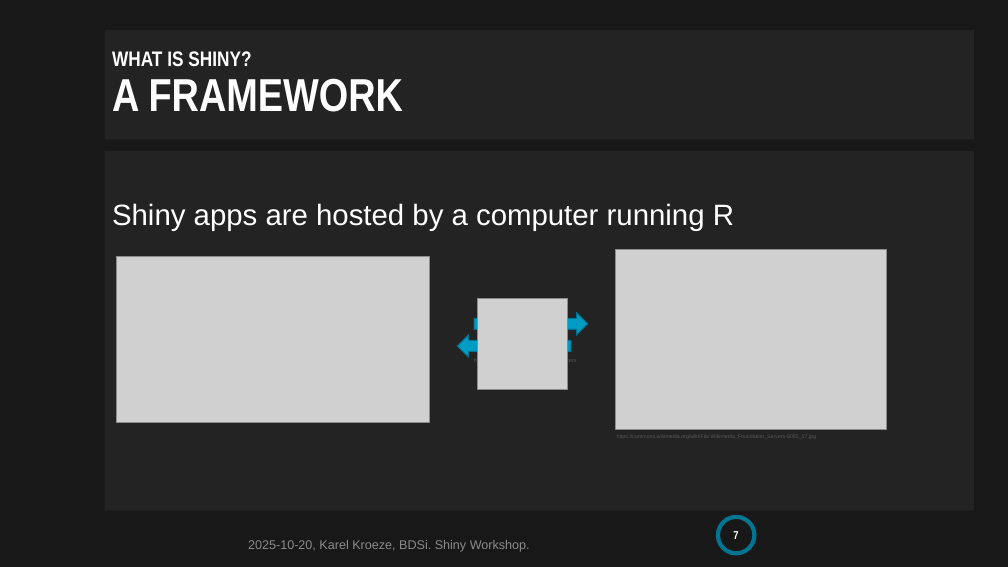
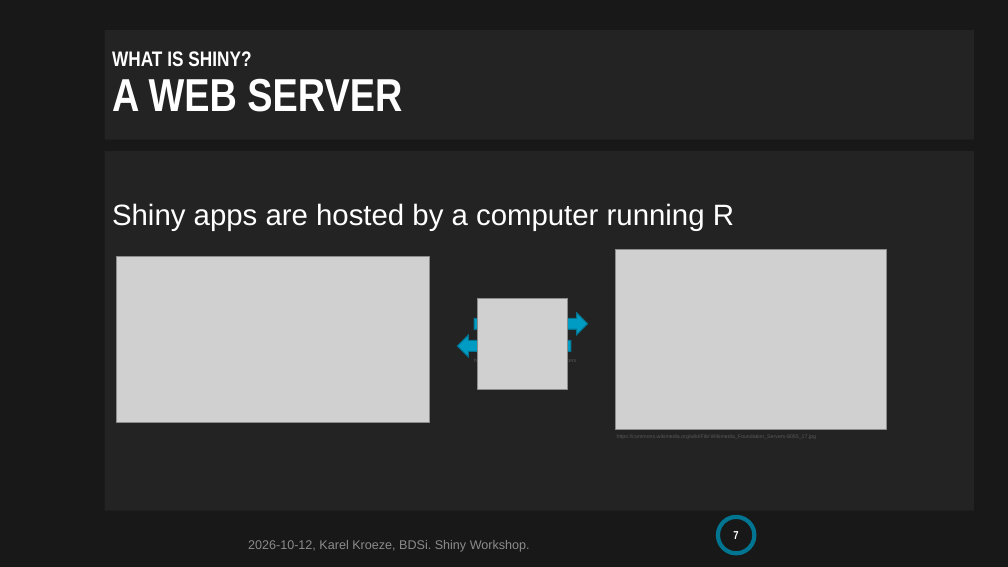
Before and after one commit to BDSI-Utwente/shiny-workshop, a slide deck: slide 7 of slides/shiny-workshop.pptx. Drawn at 1008x567 pixels with LibreOffice and Linux fonts; fonts in the diff are those of the drawing; grey boxes stand for pictures; background and template pictures are left out. Boxes give left, top, right and bottom in pixels: in the first picture for what was removed or moved away, otherwise in the second. Text is boxed around its words. In the diff, an @@ line names an element or a change of style, - is before the commit and + after.

```diff
--- a/slides/shiny-workshop.pptx
+++ b/slides/shiny-workshop.pptx
@@ title at box(112, 51, 402, 112): text changed @@
-WHAT IS SHINY?
-A FRAMEWORK
+WHAT IS SHINY?
+A WEB SERVER
@@ text at box(248, 540, 530, 552): text changed @@
-2025-10-20, Karel Kroeze, BDSi. Shiny Workshop.
+2026-10-12, Karel Kroeze, BDSi. Shiny Workshop.
```
Also in this commit, not shown: 21 other slides changed, 1 slide added, 1 other file.
